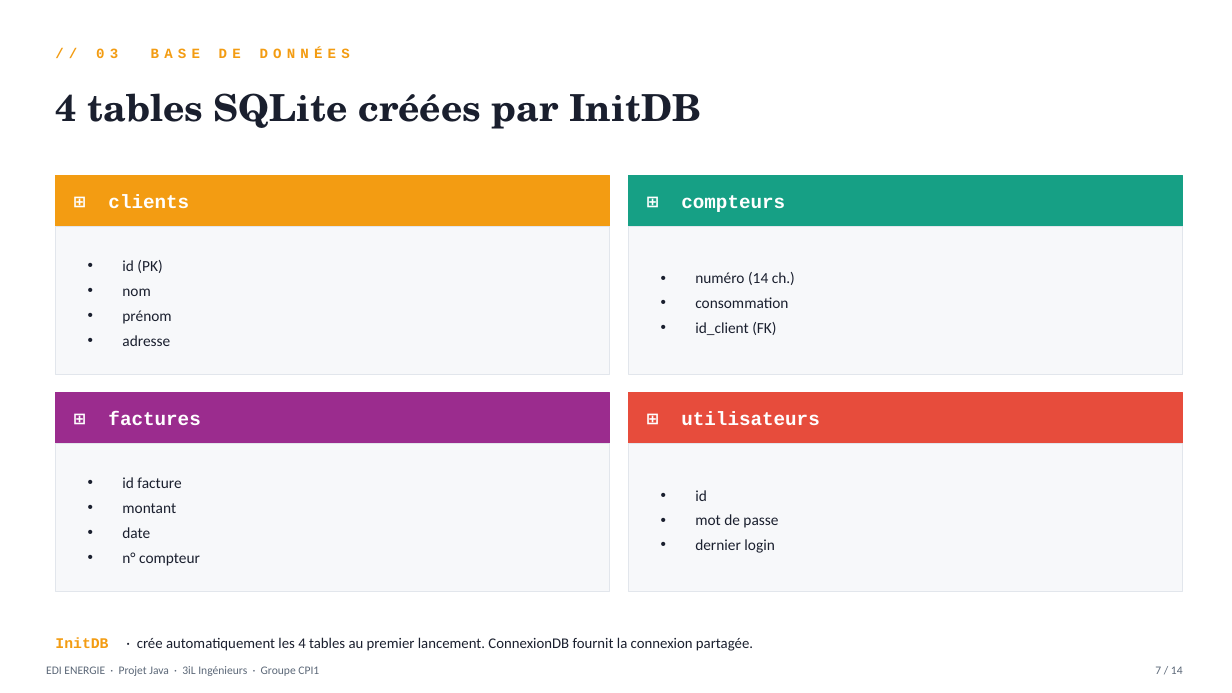
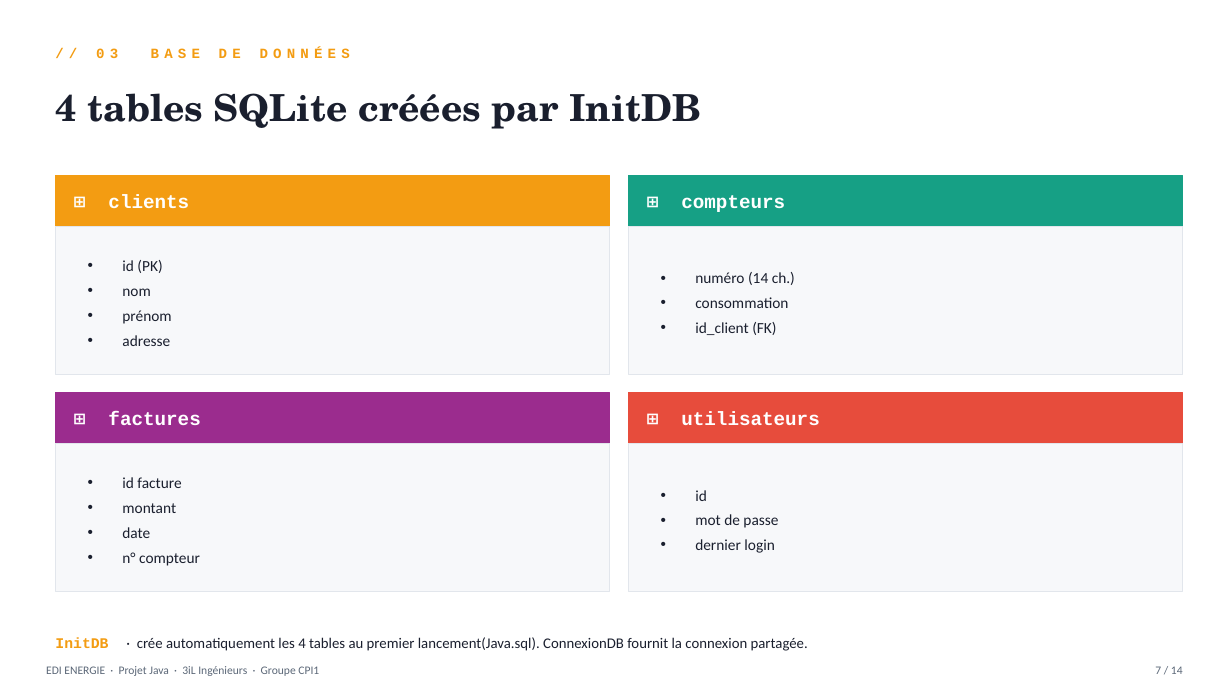
Before and after one commit to Yassinecherti/PROJETJAVA, a slide deck: slide 5 of EDI ENERGIE Soutenance.pptx. Drawn at 1232x693 pixels with LibreOffice and Linux fonts; fonts in the diff are those of the drawing. Boxes give left, top, right and bottom in pixels: in the first picture for what was removed or moved away, otherwise in the second. Text is boxed around its words. In the diff, an @@ line names an element or a change of style, - is before the commit and + after.

```diff
--- a/EDI ENERGIE Soutenance.pptx
+++ b/EDI ENERGIE Soutenance.pptx
@@ text at [55,637,808,651]: text changed @@
-InitDB · crée automatiquement les 4 tables au premier lancement. ConnexionDB fournit la connexion partagée.
+InitDB · crée automatiquement les 4 tables au premier lancement(Java.sql). ConnexionDB fournit la connexion partagée.
```
Also in this commit, not shown: 2 other slides changed.
